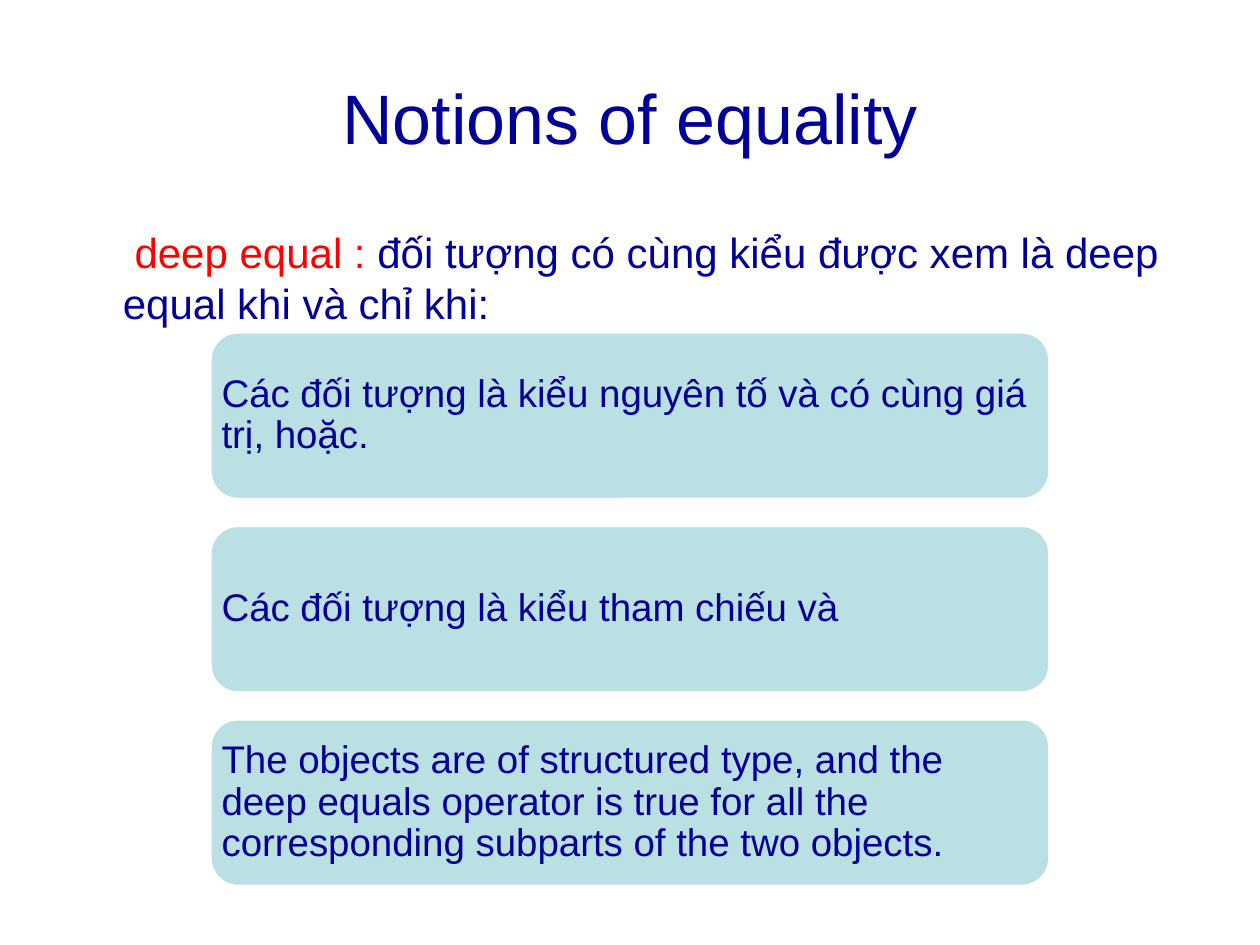
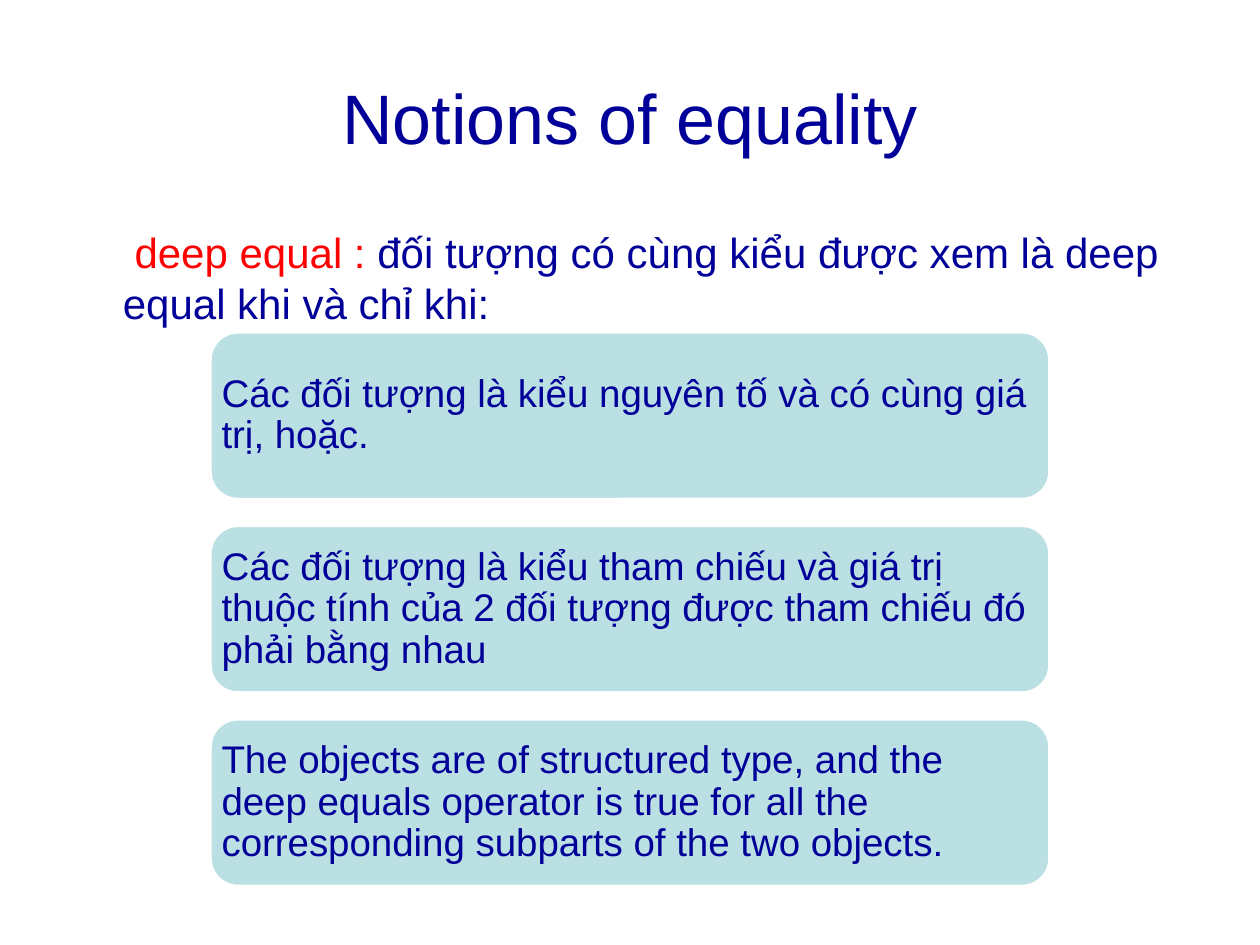
Before and after one commit to computerline1z/thaothaotientien, a slide deck: slide 6 of Thanh Thảo - 0912431/Seminar/topic#8b chapter 4-5___VER2.pptx (slide 5 before the commit). Drawn at 1260x945 pixels with LibreOffice and Linux fonts; fonts in the diff are those of the drawing; background and template pictures are left out. Boxes give left, top, right and bottom in pixels: in the first picture for what was removed or moved away, otherwise in the second. Text is boxed around its words. In the diff, an @@ line names an element or a change of style, - is before the commit and + after.

```diff
--- a/Thanh Thảo - 0912431/Seminar/topic#8b chapter 4-5___VER2.pptx
+++ b/Thanh Thảo - 0912431/Seminar/topic#8b chapter 4-5___VER2.pptx
@@ text at (x1=222, y1=549, x2=1026, y2=670): text changed @@
-Các đối tượng là kiểu tham chiếu và
+Các đối tượng là kiểu tham chiếu và giá trị thuộc tính của 2 đối tượng được tham chiếu đó phải bằng nhau
```
Also in this commit, not shown: 2 other slides changed, 1 slide added, 3 other files.
